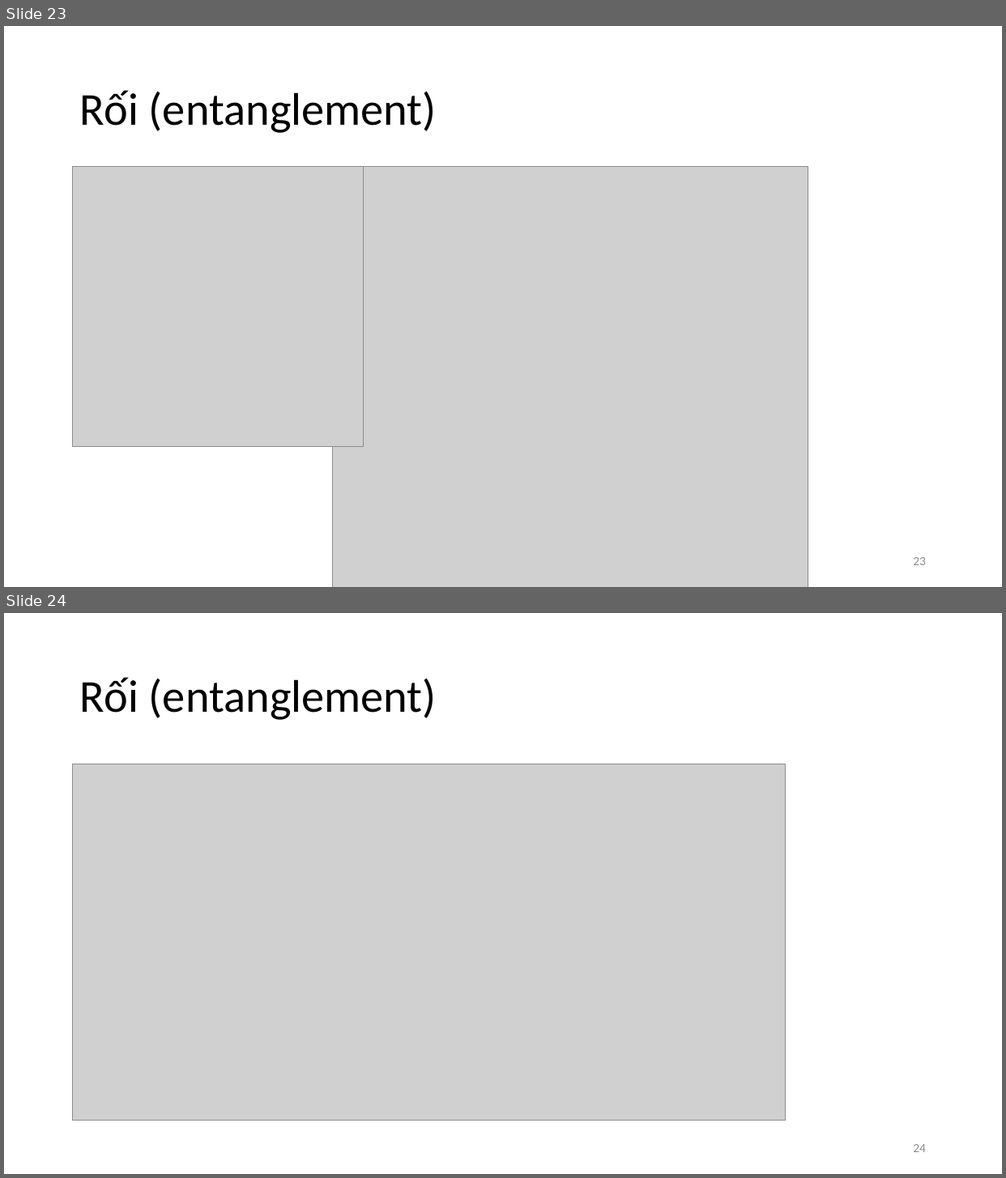
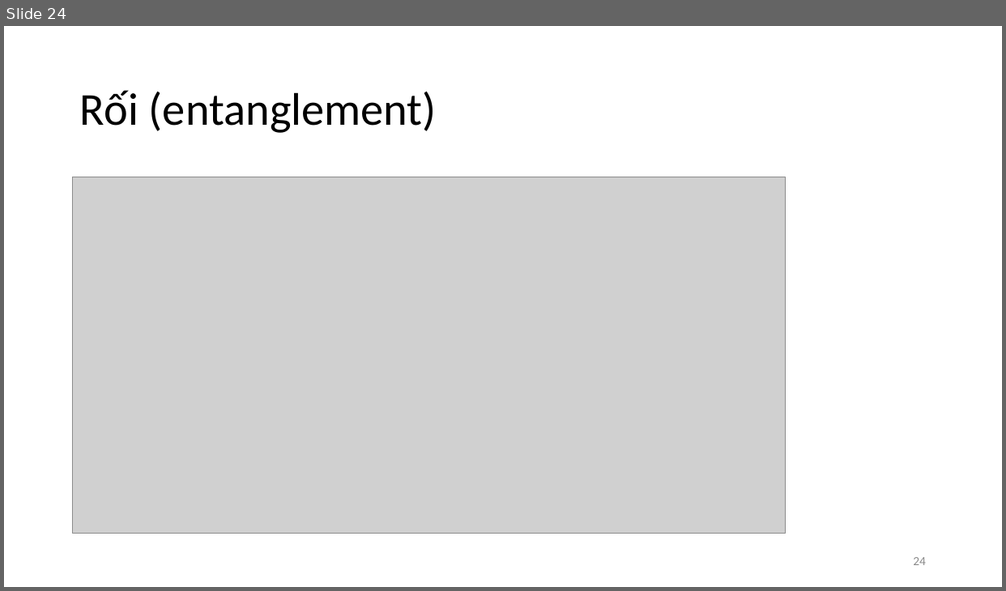
Before and after one commit to vutuanhai237/CourseMaterialsUIT, a slide deck: SExxx-Quantum computng/Slide/Seminar13102026.pptx. Shown one above the other, each under a label of ours: slides 23 and 24 before the commit, slide 24 after it. The pictures are 1006x1178 and 1006x591 pixels, drawn with LibreOffice and Linux fonts; fonts in the diff are those of the drawing; grey boxes stand for pictures. Boxes give left, top, right and bottom in pixels: in the first picture for what was removed or moved away, otherwise in the second. Text is boxed around its words. In the diff, an @@ line names an element or a change of style, - is before the commit and + after.

```diff
--- a/SExxx-Quantum computng/Slide/Seminar13102026.pptx
+++ b/SExxx-Quantum computng/Slide/Seminar13102026.pptx
@@ slide 23 removed at (4,26,1002,587), background #FFFFFF @@
@@ title removed at (80,90,437,133) @@
-Rối (entanglement)
@@ picture removed at (73,166,364,446) @@
@@ picture removed at (333,166,808,587) @@
@@ page number removed at (913,557,926,565) @@
-23
```
Also in this commit, not shown: 2 slides changed, 3 other files.
